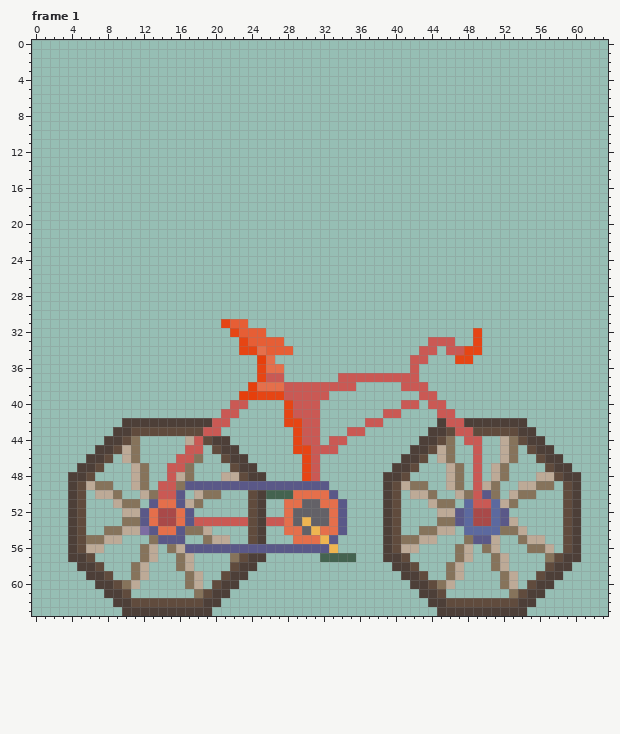
Two states of a pixel-art file, assets/bike/Biker.aseprite. Above is the file before it was changed.
64x64 pixels, 3 frames. Colours within 5 levels of each other are drawn and written as one. Shown: frame 1. The commit also changed other frames, which this record leaves out.
After:
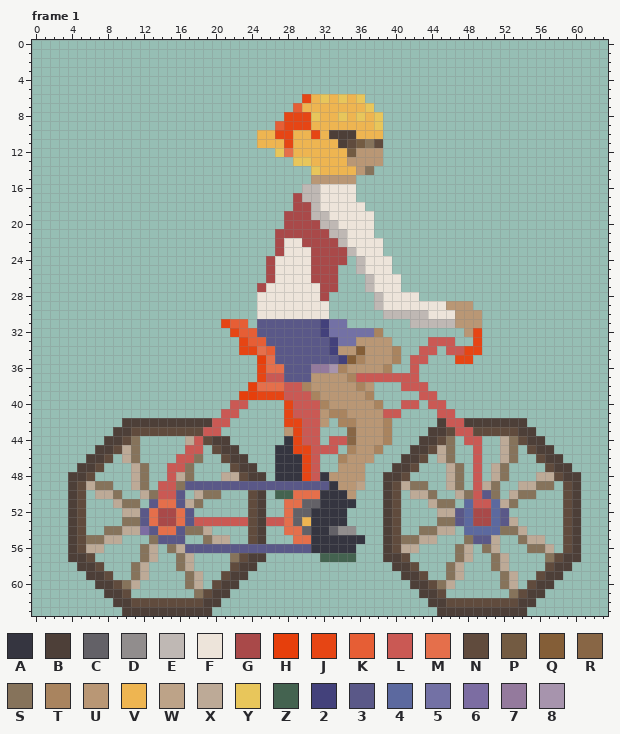
Palette (. is transparent): A #353540  B #4d3f38  C #636167  D #918d8d  E #bfb8b4  F #ede4da  G #a94949  H #e63f0c  J #e64514  K #e65e35  L #ca5954  M #e56f4b  N #604b3d  P #735b42  Q #845e37  R #886645  S #86735b  T #a9845f  U #b99775  V #eeb551  W #bda388  X #bdaa97  Y #e8c65b  Z #446350  2 #43417b  3 #5a5888  4 #5c699f  5 #7371a5  6 #7c6da2  7 #947a9d  8 #a794ad
The exact change:
layer "Layer 3" added
layer "Layer 4" added
--- frame 1, layers "Layer 4", "Layer 3", "Layer 2"
@@ x 23..51 @@
  5 .............................
- 6 .............................
- 7 .............................
- 8 .............................
- 9 .............................
-10 .............................
-11 .............................
-12 .............................
-13 .............................
-14 .............................
-15 .............................
-16 .............................
-17 .............................
-18 .............................
-19 .............................
-20 .............................
-21 .............................
-22 .............................
-23 .............................
-24 .............................
-25 .............................
-26 .............................
-27 .............................
-28 .............................
-29 .............................
-30 .............................
-31 K............................
-32 KKK.......................J..
-33 JKKKK................LLL..J..
-34 JJMKKK..............LL.LLJJ..
-35 ..HM...............LL...JJ...
-36 ..JMM..............L.........
-37 ..JLL......LLLLLLLLL.........
-38 .HMMMLLLLLLLL.....LLL........
-39 HHJJJLLLLL..........LL.......
-40 L....JLLL.........LL.LL......
-41 .....JLLL.......LL....LL.....
-42 .....JJLL.....LL......BLLBBBB
-43 ......JLL...LL.......BBNLLNNN
-44 ......JLL.LL........BBNS.LL..
-45 ......JJLLL........BBNXS..L..
-46 B......JL.........BBN.XS..L..
-47 BB.....JL........BBN...XS.L.X
-48 NBB....JL.......BBN....XS.L.X
-49 3333333333......BNXSS..XS.LXS
-50 .NBZZZMMMM3.....BN.XXS..XSL3S
-51 .NB..MMCCMM3....BN...XSS.4LL4
-52 .NB..MCCCCM3....BN....XX34GG4
-53 LNBLLMCVCCM3....BN....SS34GG4
-54 .NB..MMCVMM3....BN..SSXX.4444
-55 .NB...MMMV3.....BNSSXX...S33X
-56 3333333333V.....BNXX....SX.SX
+ 6 .......JVYVYVY...............
+ 7 ......KVVVVVVVY..............
+ 8 .....JJJYVVYVYVY.............
+ 9 ....KJJJVVVVVVVY.............
+10 ..VVJJVVJVBBBVVV.............
+11 ..VVVJVVVVVBNPSN.............
+12 ....YMVVVVVVPUUU.............
+13 ......YYVVVVUUUU.............
+14 ........YVVVVUS..............
+15 ........UUUUU................
+16 .......EEFFFF................
+17 ......GEEFFFF................
+18 ......GGEFFFFF...............
+19 .....GGGEEFFFFF..............
+20 .....GGGGEEFFFF..............
+21 ....GGGGGGEEFFF..............
+22 ....GFFGGGGEFFFF.............
+23 ....GFFFGGGGEFFF.............
+24 ...GFFFFGGGG.EFFF............
+25 ...GFFFFGGG..EFFF............
+26 ...GFFFFGGG...EFFF...........
+27 ..GFFFFFFGG...EFFF...........
+28 ..FFFFFFFG.....EFFFF.........
+29 ..FFFFFFFF.....EFFFFFFFUUU...
+30 ..FFFFFFFF......EEEEEFFFUUU..
+31 K.3333333255.......EEEEEUUU..
+32 KK3333333255555T.........UJ..
+33 JKK3333333255UUUU....LLL..J..
+34 JJMK3333332UUQUUUT..LL.LLJJ..
+35 ..HM33333332QTUUUT.LL...JJ...
+36 ..JMM333778TUUUUT..L.........
+37 ..JLL333UUUUTLLLLLLL.........
+38 .HMMMLLTUUUUUTU...LLL........
+39 HHJJJLLLTUUUUUT.....LL.......
+40 L....JLLLTUUUUUT..LL.LL......
+41 .....JLLLUTTUUUULL....LL.....
+42 .....JJLLU.TTUUUT.....BLLBBBB
+43 .....UJLL...RUUUT....BBNLLNNN
+44 .....AJLL.LLRUUUT...BBNS.LL..
+45 ....AAJJLLL.TUUT...BBNXS..L..
+46 B...AAAJL..TUUU...BBN.XS..L..
+47 BB..AAAJL..UUU...BBN...XS.L.X
+48 NBB.AAAJLAUUUU..BBN....XS.L.X
+49 3333333333AUUW..BNXSS..XS.LXS
+50 .NB.ZZMMMAAAU...BN.XXS..XSL3S
+51 .NB..MMCCAAAA...BN...XSS.4LL4
+52 .NB..MCCAAAA....BN....XX34GG4
+53 LNBLLMCVAAAA....BN....SS34GG4
+54 .NB..MMCAACDD...BN..SSXX.4444
+55 .NB...MMAAAAAA..BNSSXX...S33X
+56 33333333AAAAA...BNXX....SX.SX
 57 NBB......ZZZZ...BBN.....SX..S
